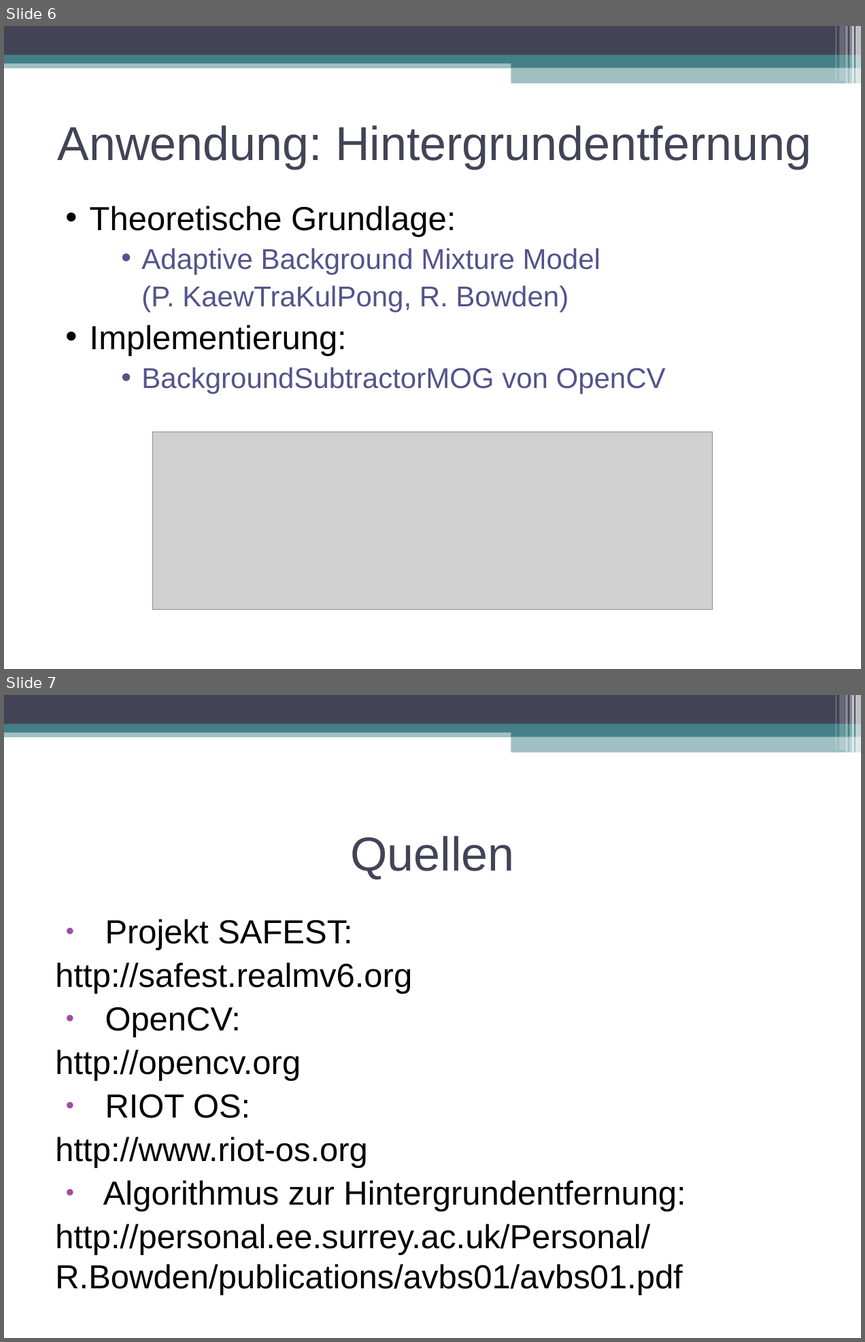
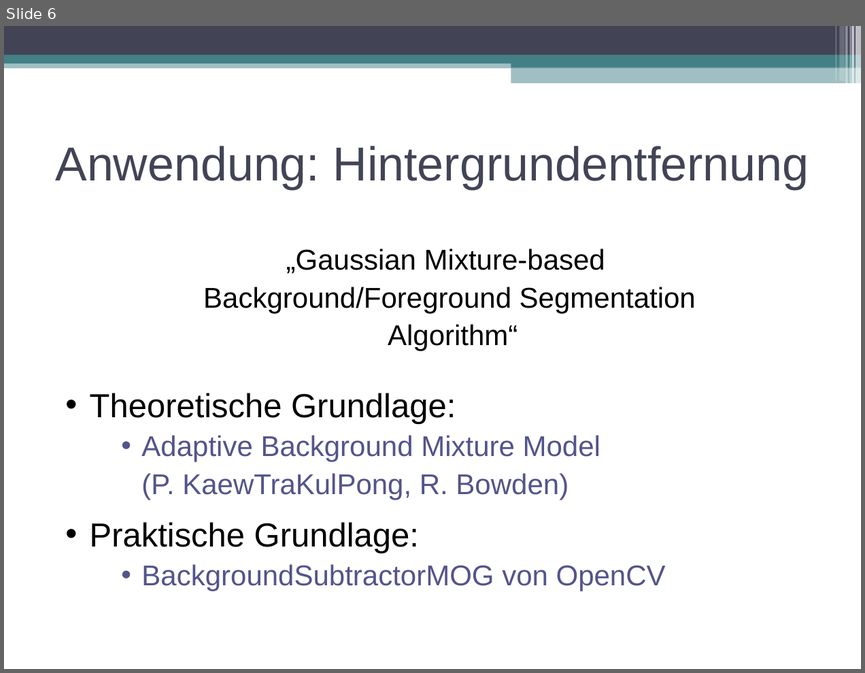
Before and after one commit to swp2013riot/riot-opencv-port, a slide deck: doc/final_presentation.odp. Shown one above the other, each under a label of ours: slides 6 and 7 before the commit, slide 6 after it. The pictures are 865x1342 and 865x673 pixels, drawn with LibreOffice and Linux fonts; fonts in the diff are those of the drawing; grey boxes stand for pictures. Boxes give left, top, right and bottom in pixels: in the first picture for what was removed or moved away, otherwise in the second. Text is boxed around its words. In the diff, an @@ line names an element or a change of style, - is before the commit and + after.

```diff
--- a/doc/final_presentation.odp
+++ b/doc/final_presentation.odp
@@ slide 7 removed at (4,695,861,1338), background #FFFFFF; not listed: 11 template elements that a slide beside it also shows @@
@@ title removed at (350,836,514,879) @@
-Quellen
@@ text removed at (55,919,685,1295) @@
-● Projekt SAFEST:
-http://safest.realmv6.org
-● OpenCV:
-http://opencv.org
-● RIOT OS:
-http://www.riot-os.org
-● Algorithmus zur Hintergrundentfernung:
-http://personal.ee.surrey.ac.uk/Personal/R.Bowden/publications/avbs01/avbs01.pdf
@@ slide 6 changed as well @@
@@ title "Anwendung: Hintergrundentfernung": place and size @@
-title "Anwendung: Hintergrundentfernung" at (58,125,811,169)
+title "Anwendung: Hintergrundentfernung" at (55,146,809,189)
@@ text "„Gaussian Mixture-based": place and size @@
-text "„Gaussian Mixture-based" at (90,206,666,393)
+text "„Gaussian Mixture-based" at (90,248,696,591)
@@ text at (203,248,696,351): paragraphs added @@
+„Gaussian Mixture-based
+Background/Foreground Segmentation
+Algorithm“
@@ picture removed at (152,431,712,609) @@
@@ text at (141,473,568,499): more space between paragraphs @@
@@ text at (90,522,419,553): text changed @@
-• Implementierung:
+• Praktische Grundlage:
```
Also in this commit, not shown: 5 other slides changed, 4 slides added.
